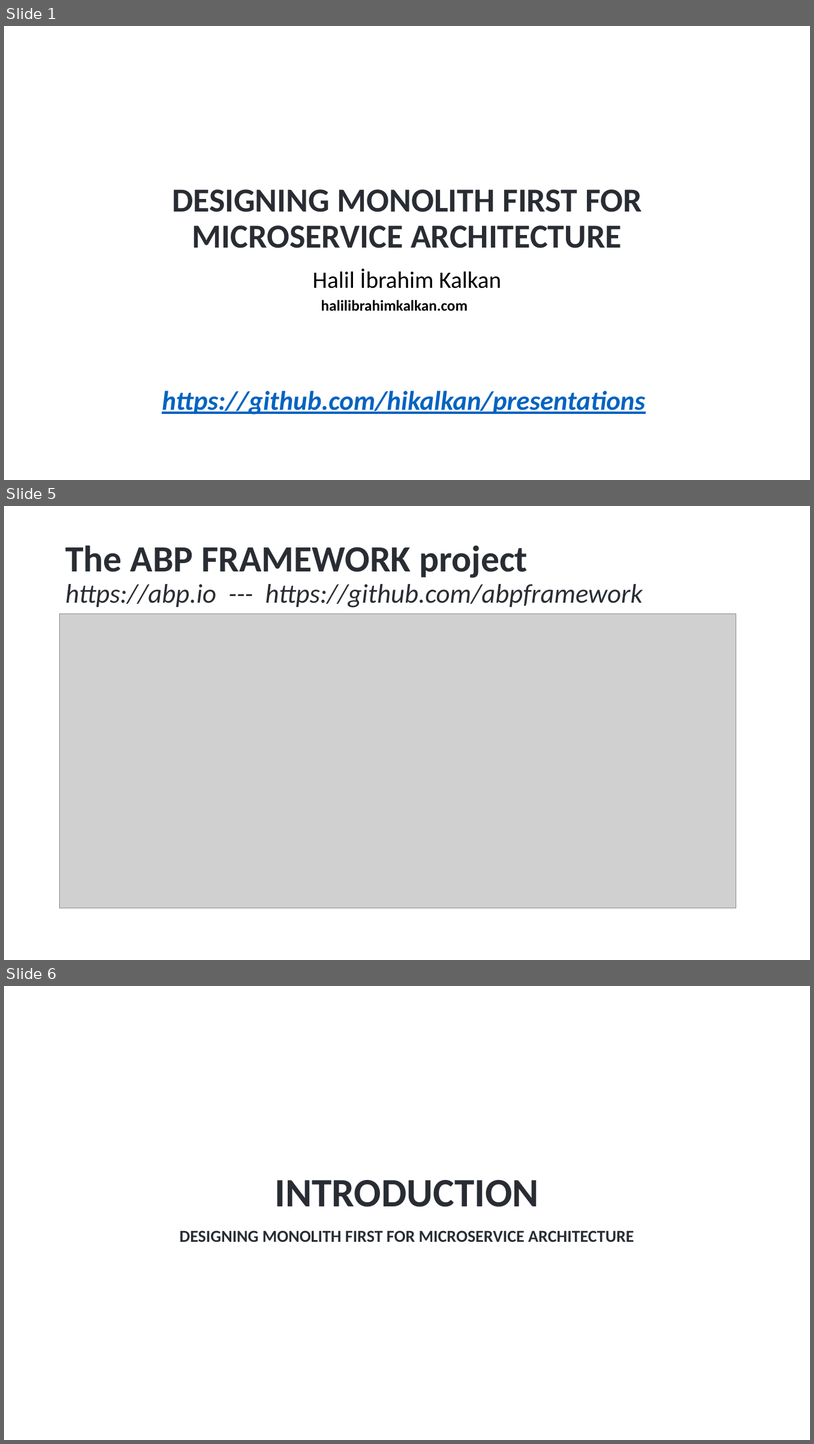
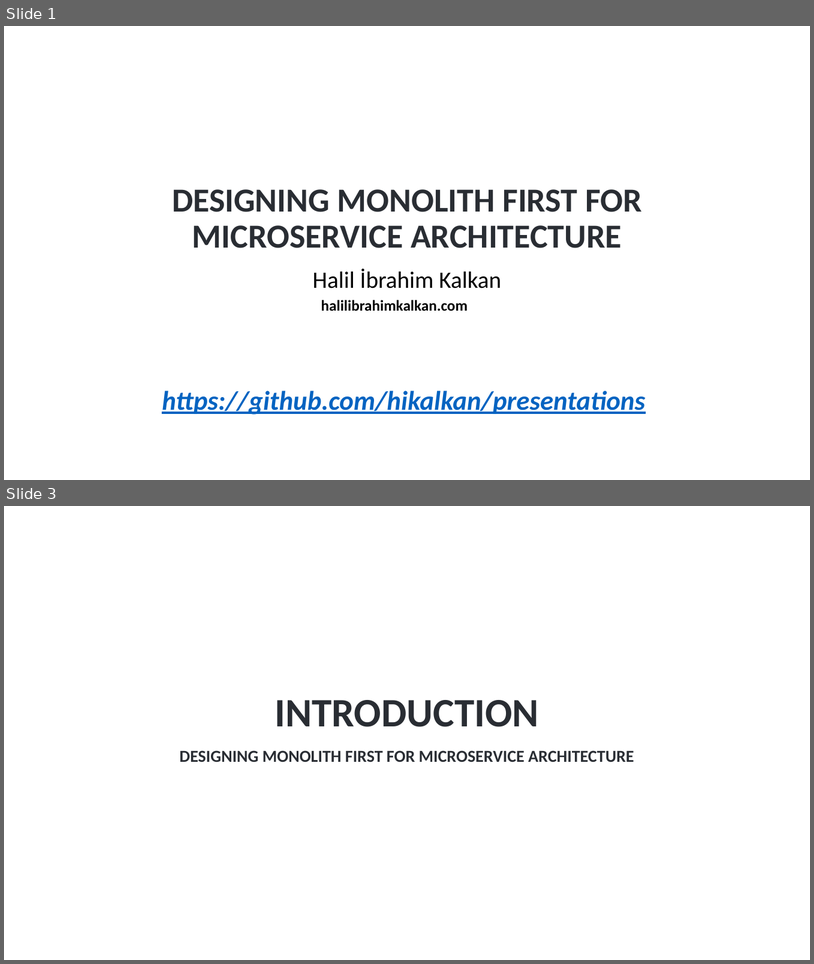
Before and after one commit to hikalkan/presentations, a slide deck: 2024-05-09 Designing Monolith First for Microservice Architecture/Monolith First Presentation.pptx. Shown one above the other, each under a label of ours: slides 1, 5 and 6 before the commit, slides 1 and 3 after it; the slides between them are not shown. The pictures are 814x1444 and 814x964 pixels, drawn with LibreOffice and Linux fonts; fonts in the diff are those of the drawing; grey boxes stand for pictures; background and template pictures are left out. Boxes give left, top, right and bottom in pixels: in the first picture for what was removed or moved away, otherwise in the second. Text is boxed around its words. In the diff, an @@ line names an element or a change of style, - is before the commit and + after.

```diff
--- a/2024-05-09 Designing Monolith First for Microservice Architecture/Monolith First Presentation.pptx
+++ b/2024-05-09 Designing Monolith First for Microservice Architecture/Monolith First Presentation.pptx
@@ slide 5 removed at bbox=[4, 506, 810, 960], background picture (left out) @@
@@ title removed at bbox=[65, 545, 643, 607] @@
-The ABP FRAMEWORK project
-https://abp.io --- https://github.com/abpframework
@@ picture removed at bbox=[60, 613, 737, 907] @@
@@ what was slide 6 is now slide 3 @@
```
Also in this commit, not shown: 4 slides changed, 2 other slides removed.
